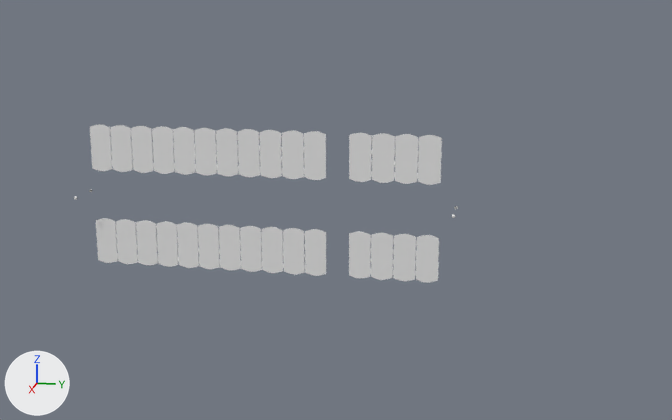
The FBX model Models/FBX/SpaceStation_SolarArray2.fbx, before and after one commit.
The view is the same before and after, from a 50 mm camera at (30.34, 21.01, 7.45) aimed at (-0.05, 14.93, -0.14). The axes (+X, +Y, +Z) are drawn at lower left. The lights are the same throughout. Where no turn or scale is listed for an object, it has been applied to the vertices.

The first picture shows 'Cylinder', 'SolarArray_Arms', 'SolarArray_Panels_Removed', 'SolarArray_Rigging'.
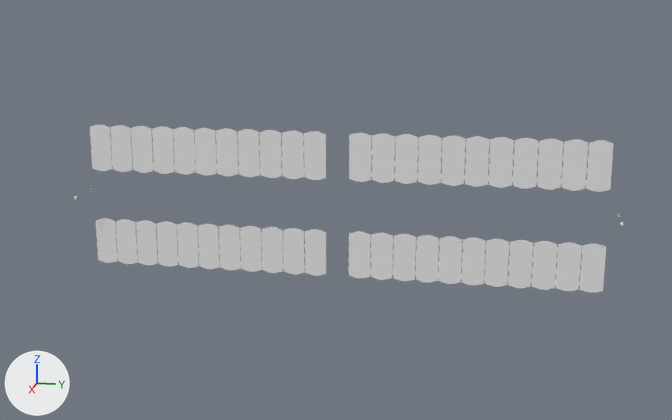
Where the change shows, as pixel boxes (x1, y1, x2, y2) in the pictures (672 x 420 px):
'SolarArray_Panels_Removed.001', added
    after: (348, 133, 614, 293)
'Cylinder', moved
    before: (450, 212, 457, 219)
    after: (618, 220, 626, 227)
'SolarArray_Rigging', unchanged, covered by the edit
    before: (96, 187, 436, 220)

Patch to the scene script:
```diff
--- a/Models/FBX/SpaceStation_SolarArray2.fbx.py
+++ b/Models/FBX/SpaceStation_SolarArray2.fbx.py
@@ me_cube_004 @@
+me_cube_004.from_pydata(...)  # 2356 vertices, 2632 faces; spans x -0.08..-0.05, y -0.97..7.56, z -2.55..2.55
+me_cube_004.materials.append(mat_m_solarpanels)  # white #e7e7e7
@@ ob_cylinder @@
 ob_cylinder = bpy.data.objects.new('Cylinder', me_cylinder_003)
-ob_cylinder.location = (0.0, 18.97, 0.0)
+ob_cylinder.location = (0.0, 24.27, 0.0)
@@ ob_solararray_panels_removed_001 @@
+ob_solararray_panels_removed_001 = bpy.data.objects.new('SolarArray_Panels_Removed.001', me_cube_004)
+ob_solararray_panels_removed_001.location = (0.0, 16.34, 0.0)
```
